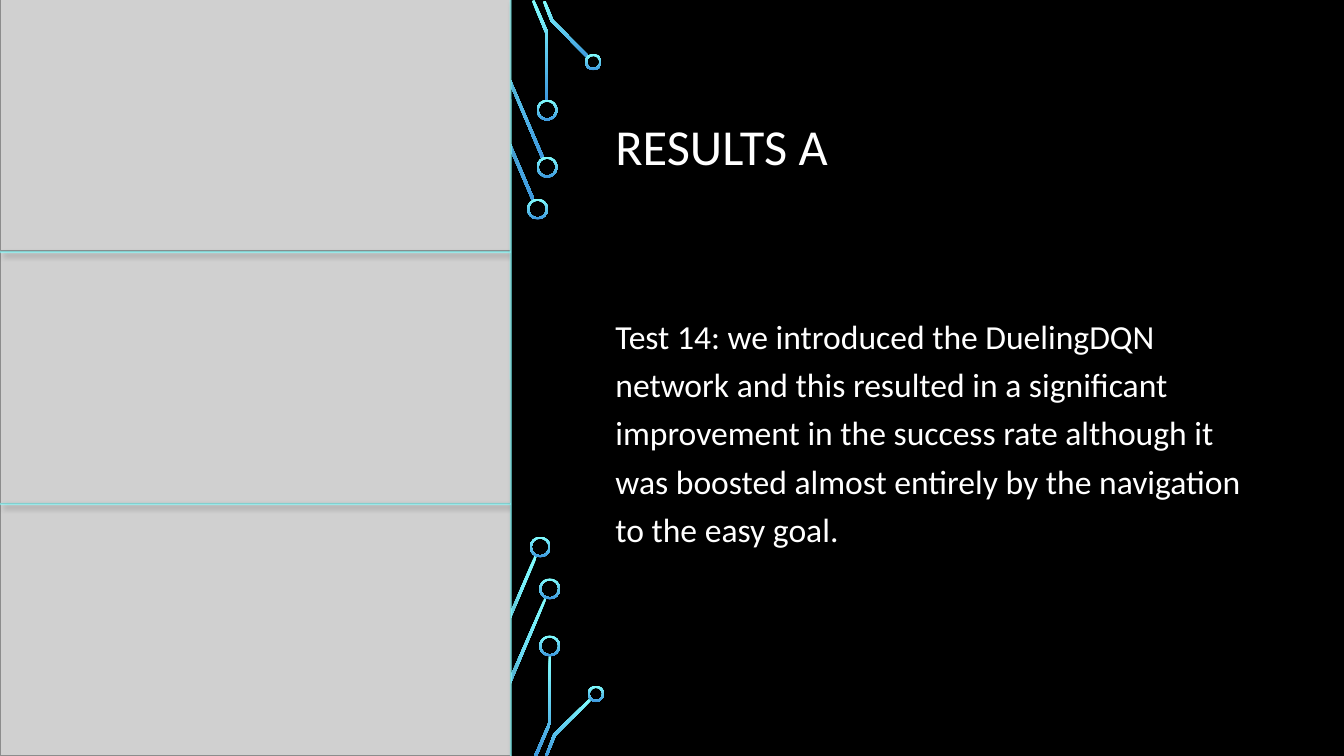
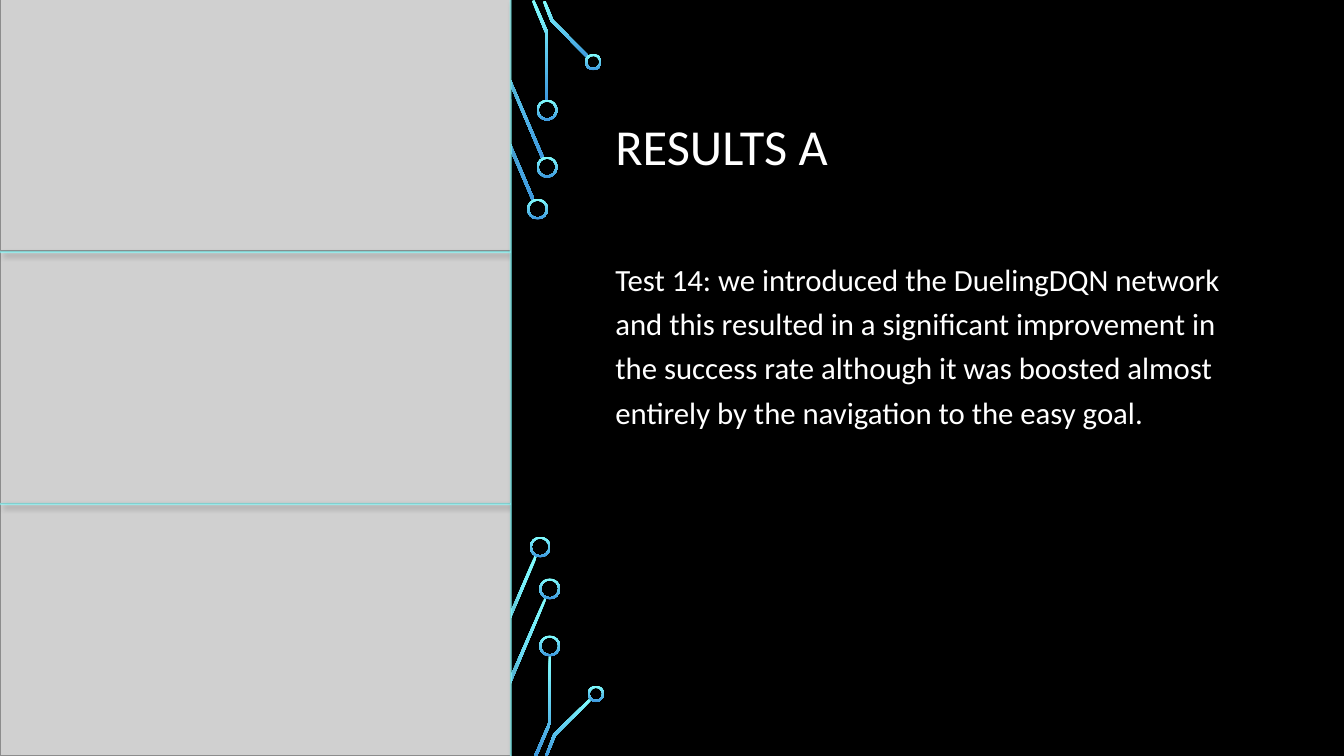
Before and after one commit to SSimuzzz/MobileRobotNavigation, a slide deck: slide 18 of Mini-Project/Group K Final Presentation_new.pptx. Drawn at 1344x756 pixels with LibreOffice and Linux fonts; fonts in the diff are those of the drawing; grey boxes stand for pictures; background and template pictures are left out. Boxes give left, top, right and bottom in pixels: in the first picture for what was removed or moved away, otherwise in the second. Text is boxed around its words. In the diff, an @@ line names an element or a change of style, - is before the commit and + after.

Commit message:
Add files via upload
correzione font

```diff
--- a/Mini-Project/Group K Final Presentation_new.pptx
+++ b/Mini-Project/Group K Final Presentation_new.pptx
@@ text "Test 14: we introduced the ..." at (615,269,1219,430): size 24 to 22 pt @@
```
Also in this commit, not shown: 4 other slides changed.
